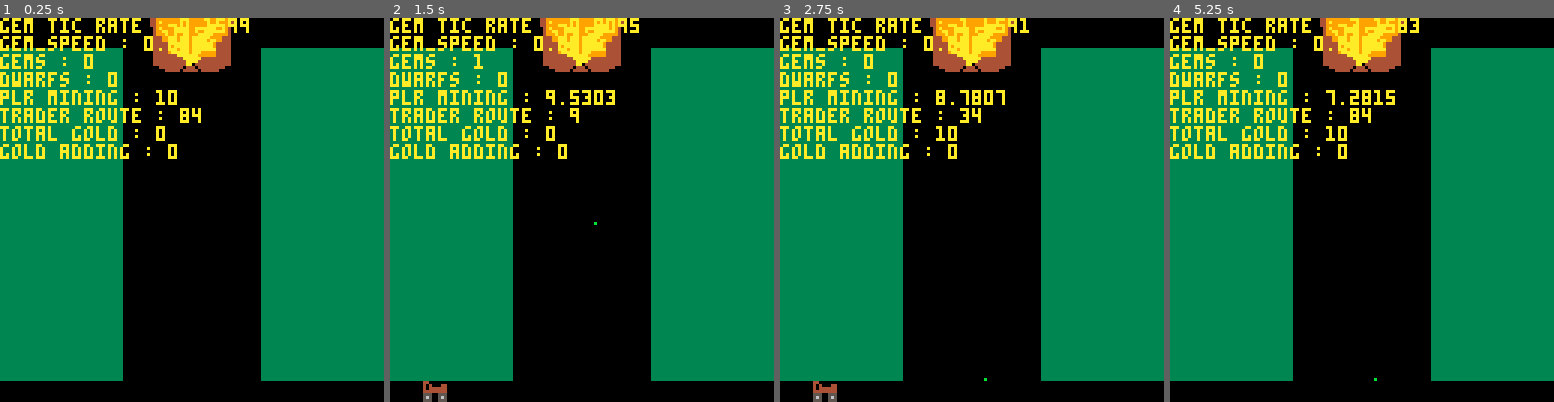
Above: before the commit, frames 1-4 (left to right).
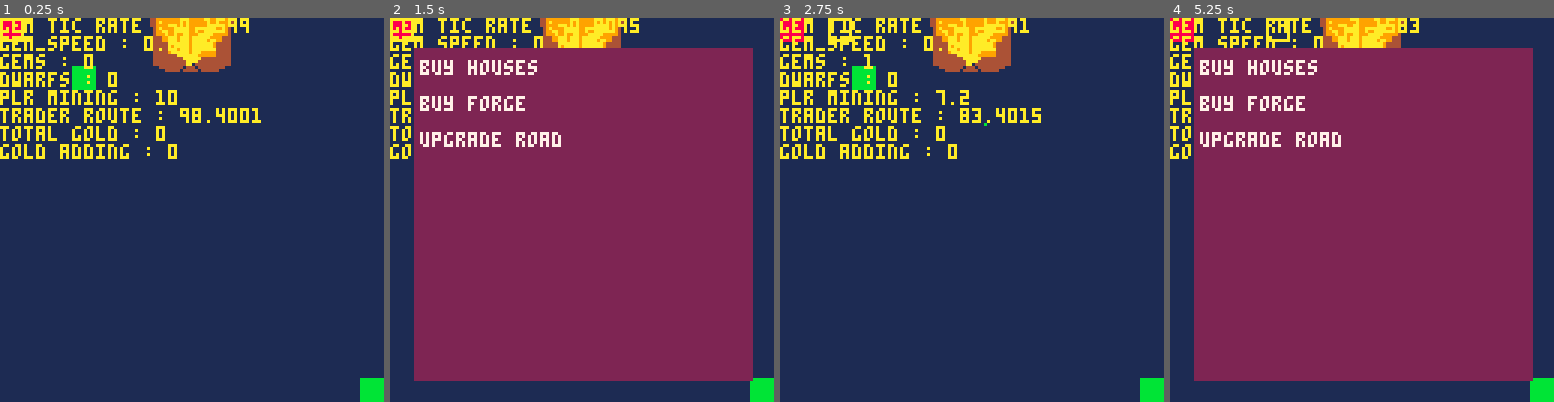
Above: after the commit, the same moments.

Repository: GarouCode/Dwarf_Miner
Game: PICO-8 cartridge dwarf_miner.p8
The game is run twice, just before and just after one commit, with the same random seed, the same clock (stepped at 60 frames per second) and the same inputs.
Inputs:
- Up to frame 1 (0.25 s): no input
- Up to frame 2 (1.5 s): tap X (X key) at 0.33, 1.07 s; tap O (Z key) at 0.7 s
- Up to frame 3 (2.75 s): hold Right 1.6-2.1 s; tap O (Z key) at 1.7, 2.1, 2.5 s; tap X (X key) at 1.85 s; hold Up 2.15-2.42 s; hold Right from 2.47 s (still down)
- Up to frame 4 (5.25 s): tap O (Z key) every 0.4 s from 2.9 to 4.9 s; tap X (X key) at 2.97, 4.08, 5.2 s; release Right at 3.03 s; hold Left 3.08-3.58 s; hold Down 3.63-3.97 s; hold Right 4.02-4.68 s; hold Up 4.73-5.03 s; hold Left from 5.08 s (still down)

The runs differ from the first frame. In frame 1, 92% of the frame differs, in the area x 0-100%, y 0-100%; in frame 2, 97%; in frame 3, 93%; in frame 4, 97%.

Commit message:
Add files via upload
Added basic tile_selector functionality. Next step is to add in the upgrades logic.

Diff:
--- a/dwarf_miner.p8
+++ b/dwarf_miner.p8
@@ -2,6 +2,16 @@
 version 41
 __lua__
 function _init()
+
+	-- map coords & size
+	map_size = 16
+	tile_size = 8
+	map_grid = {}
+	selected_x = 1
+	selected_y = 1
+
+ init_map()
+
 	sp=7
  speed = .03
 
@@ -10,13 +20,13 @@
 	gem_tic = 0
 
 	gem_plr_cooldown = 10
-	gem_plr_rate = 0.01
+	gem_plr_rate = 0.2
 	gem_by_plr = false
 
 	gem = {}
 
 	gold_ammt = 0
-	gold_per_gem = 10
+	gold_per_gem = 5
 	gold_to_add = 0
 
 	dwarfs_limit = 4
@@ -28,12 +38,16 @@
 
 	trader_anim_active = false
 	trader_arrival = 100
-	trader_cooldown = 1
-
+	trader_cooldown = 0.1
+	trader_maxcap = 20
+
+	upgrade_menu_active = false
 
 end
 
 function _update60()
+
+tile_selector()
 
 gem_tic += gem_rate
 
@@ -47,16 +61,19 @@
 end
 
 if btnp(🅾️) then
-	if gem_plr_cooldown >= 10 then
-		create_gem()
-		gem_by_plr = true
-	end
+	if upgrade_menu_active then
+		upgrade_menu_active = false
+	elseif gem_plr_cooldown >= 10 then
+			create_gem()
+			gem_by_plr = true
+		end
 end
 
 if btnp(❎) then
 --	create_gem()
 --	create_dwarfs()
 --	gem_ammt += 1
+	upgrade_menu()
 end
 
 if dwarfs_active >= 1 then
@@ -78,23 +95,8 @@
 	 dwarfs_cost += 20
 	end
 
-
-	trader_arrival -= trader_cooldown
-
-	if trader_arrival <= 0 then
-		trader_anim_active = true
-	end
-
-	if trader_anim_active == true then
-		if gem_ammt >= 1 then
-			gold_to_add = gold_per_gem * gem_ammt
-			gold_ammt += gold_to_add
-			gold_to_add = 0
-			gem_ammt = 0
-		end
-		trader_arrival = 100
-		trader_anim_active = false
-	end
+	trader_logic()
+
 
 end
 
@@ -102,6 +104,9 @@
 cls()
 rectfill(0, 10, 40, 120, 3)
 rectfill(87, 10, 140, 120, 3)
+
+draw_map()
+
 
 for dwarf in all(mining_dwarfs) do
 	if sp < 9-speed then
@@ -130,6 +136,12 @@
 print("trader route : "..trader_arrival, 0, 30, 10)
 print("gold adding : "..gold_to_add, 0, 42, 10)
 print("total gold : "..gold_ammt, 0, 36, 10)
+
+if upgrade_menu_active == true then
+	draw_upgrade_menu()
+end
+
+
 
 end
 
@@ -193,6 +205,35 @@
 
 end
 
+function trader_logic()
+
+	local removed = 0
+	trader_arrival -= trader_cooldown
+
+	if trader_arrival <= 0 then
+		trader_anim_active = true
+	end
+
+	if trader_anim_active == true then
+		if gem_ammt >= 1 then
+			for i = #gem, 1, -1 do
+			if removed < trader_maxcap then
+				gold_to_add += gold_per_gem
+				del(gem, gem[i])
+				removed += 1
+				gem_ammt -= 1
+			end
+		end
+		gold_ammt += gold_to_add
+		gold_to_add = 0
+		trader_arrival = 100
+		trader_anim_active = false
+	end
+end
+
+end
+
+
 function create_dwarfs()
 	local d = {
 		cost = dwarfs_cost
@@ -200,6 +241,84 @@
 		add(mining_dwarfs, d)
 		dwarfs_active += 1
 end
+
+function upgrade_menu()
+	upgrade_menu_active = true
+
+	if btnp(⬆️) then
+		selectedoption = selectedoption - 1
+		if selectedoption < 1 then
+			selectedoption = 3
+		end
+
+	elseif btnp(⬇️) then
+	 selectedoption = selectedoption + 1
+	 if selectedoption > 3 then
+	  selectedoption = 1
+	 end
+	end
+end
+
+function draw_upgrade_menu()
+	rectfill(8, 10, 120, 120, 2)
+
+	print("buy houses ", 10, 14, selectedoption == 1 and 10 or 7)
+	print("buy forge ", 10, 26, selectedoption == 1 and 10 or 7)
+	print("upgrade road ", 10, 38, selectedoption == 1 and 10 or 7)
+
+end
+
+-- initialize map
+
+function init_map()
+
+	for y=1,map_size do
+		map_grid[y] = {}
+		for x=1,map_size do
+			map_grid[y][x] = {
+				buidable = false,
+				blocked = false,
+				constructable = false
+			}
+		end
+	end
+
+	map_grid[3][4].buildable = true
+	map_grid[1][1].blocked = true
+	map_grid[16][16].buildable = true
+end
+
+function tile_selector()
+	if btnp(⬅️) then selected_x = max(1, selected_x - 1) end
+	if btnp(➡️) then selected_x = min(map_size, selected_x + 1) end
+ if btnp(⬆️) then selected_y = max(1, selected_y - 1) end
+	if btnp(⬇️) then selected_y = min(map_size, selected_y + 1) end
+end
+
+function draw_map()
+	for y=1,map_size do
+  for x=1,map_size do
+   local tile = map_grid[y][x]
+   local px = (x-1)*tile_size
+   local py = (y-1)*tile_size
+
+   if tile.blocked then
+    rectfill(px, py, px+7, py+7, 8) -- gray
+   elseif tile.buildable then
+    rectfill(px, py, px+7, py+7, 11) -- green
+   elseif tile.destroyable then
+    rectfill(px, py, px+7, py+7, 9) -- red
+   else
+    rectfill(px, py, px+7, py+7, 1) -- dark blue
+   end
+  end
+
+  local sel_px = (selected_x - 1)*tile_size
+  local sel_py = (selected_y - 1)*tile_size
+		rect(sel_px, sel_py, sel_px+7, sel_py+7, 10)
+end
+end
+
 -->8
 -- animations
 
